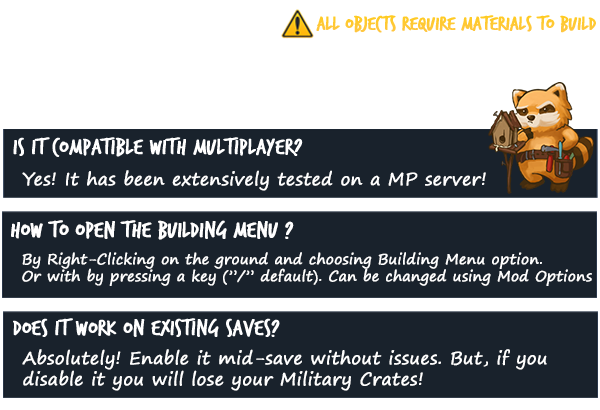
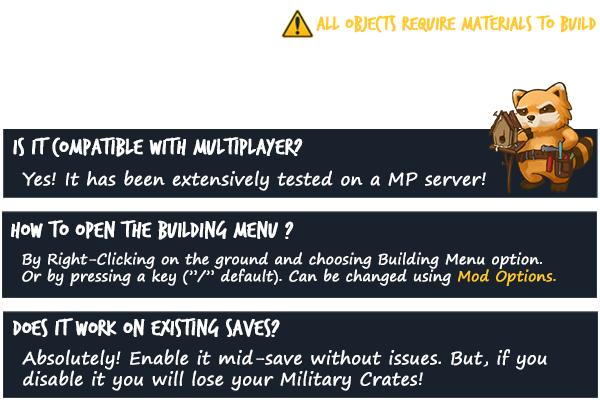
The second (600, 410) image is a revision of the first. Changes to its layers:
painted on "By Right-Clicking on the ground and choosing Building Menu opti" over [47, 268, 592, 286]
